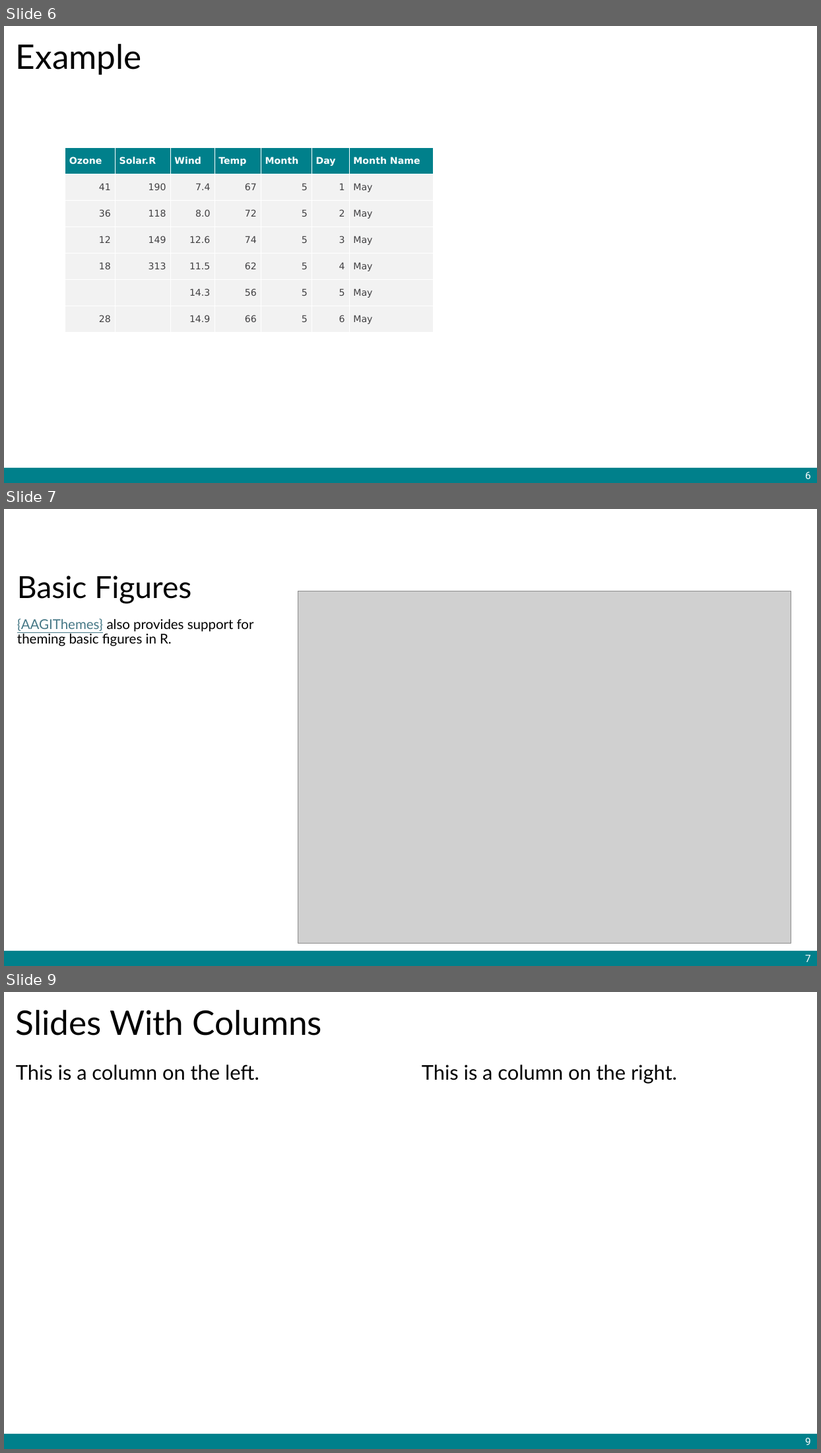
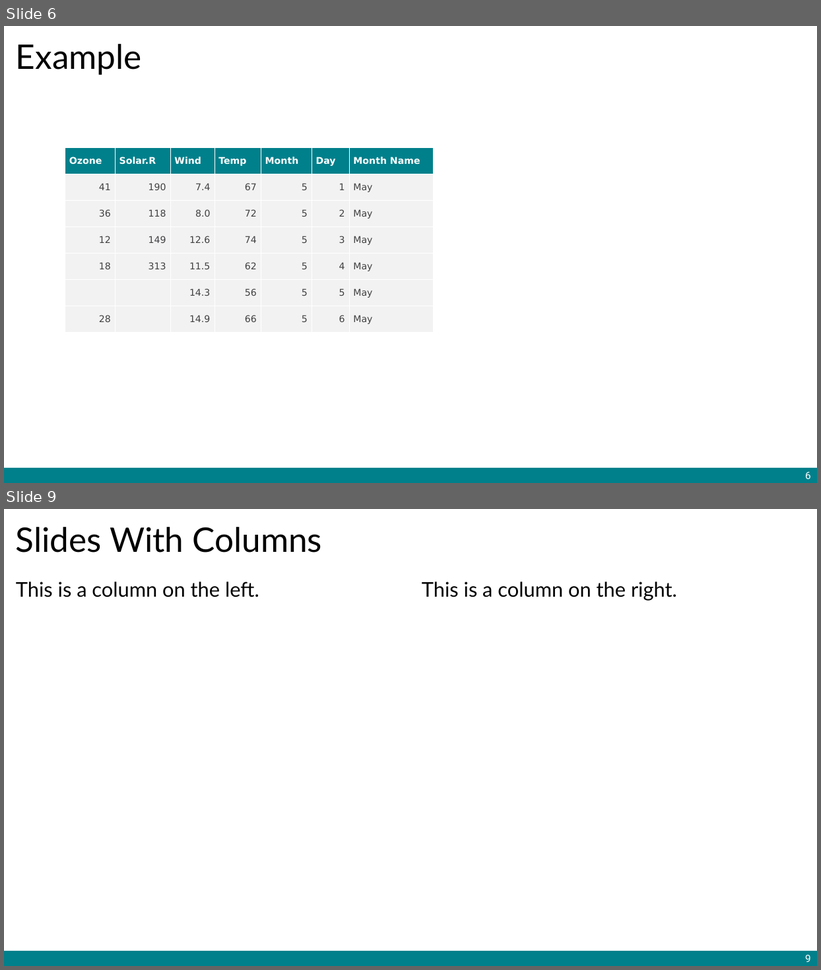
Before and after one commit to AAGI-AUS/AAGIQuarto, a slide deck: template-pptx.pptx. Shown one above the other, each under a label of ours: slides 6, 7 and 9 before the commit, slides 6 and 9 after it; the slides between them are not shown. The pictures are 821x1453 and 821x970 pixels, drawn with LibreOffice and Linux fonts; fonts in the diff are those of the drawing; grey boxes stand for pictures; background and template pictures are left out. Boxes give left, top, right and bottom in pixels: in the first picture for what was removed or moved away, otherwise in the second. Text is boxed around its words. In the diff, an @@ line names an element or a change of style, - is before the commit and + after.

```diff
--- a/template-pptx.pptx
+++ b/template-pptx.pptx
@@ slide 7 removed at (4,509,817,966), background #FFFFFF; not listed: 1 template element that a slide beside it also shows @@
@@ title removed at (17,576,191,604) @@
-Basic Figures
@@ picture removed at (298,591,791,944) @@
@@ text removed at (17,619,254,646) @@
-{AAGIThemes} also provides support for theming basic figures in R.
@@ page number removed at (805,955,811,962) @@
-7
```
Also in this commit, not shown: 3 slides changed, 1 slide added, 17 other files.
